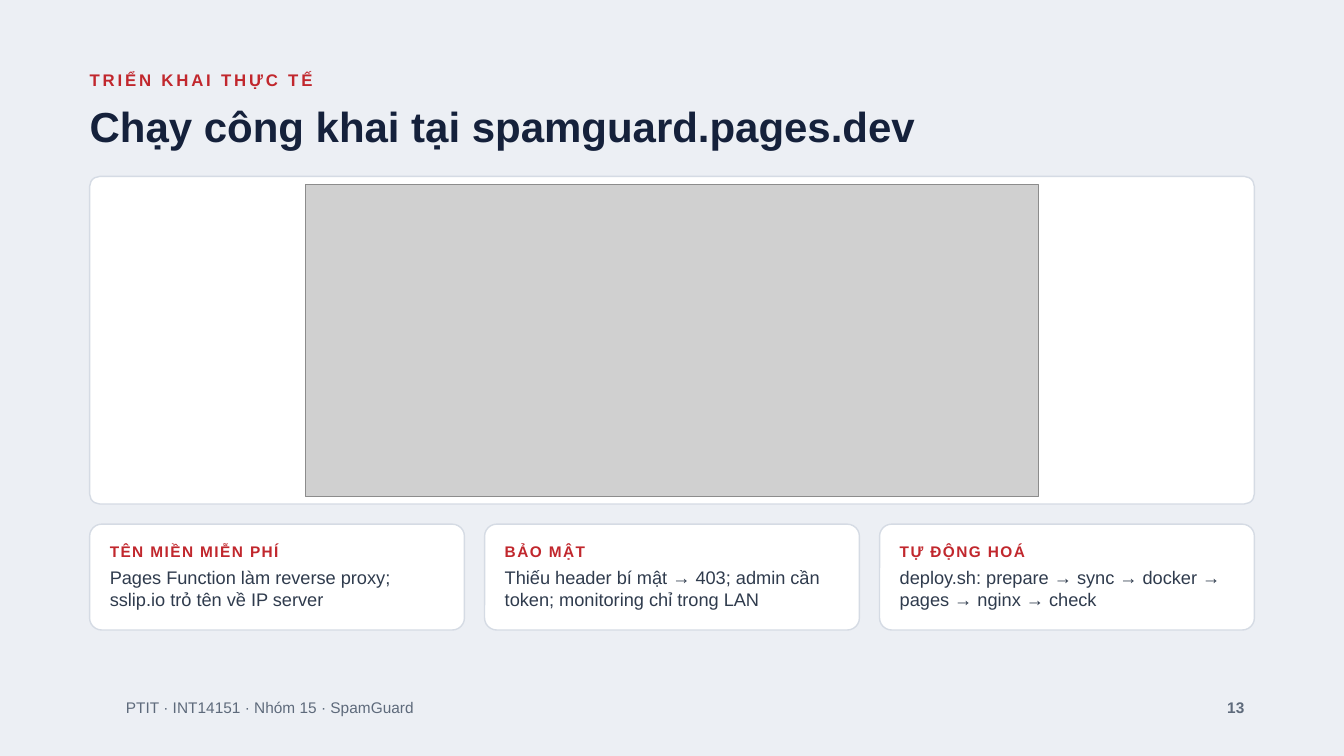
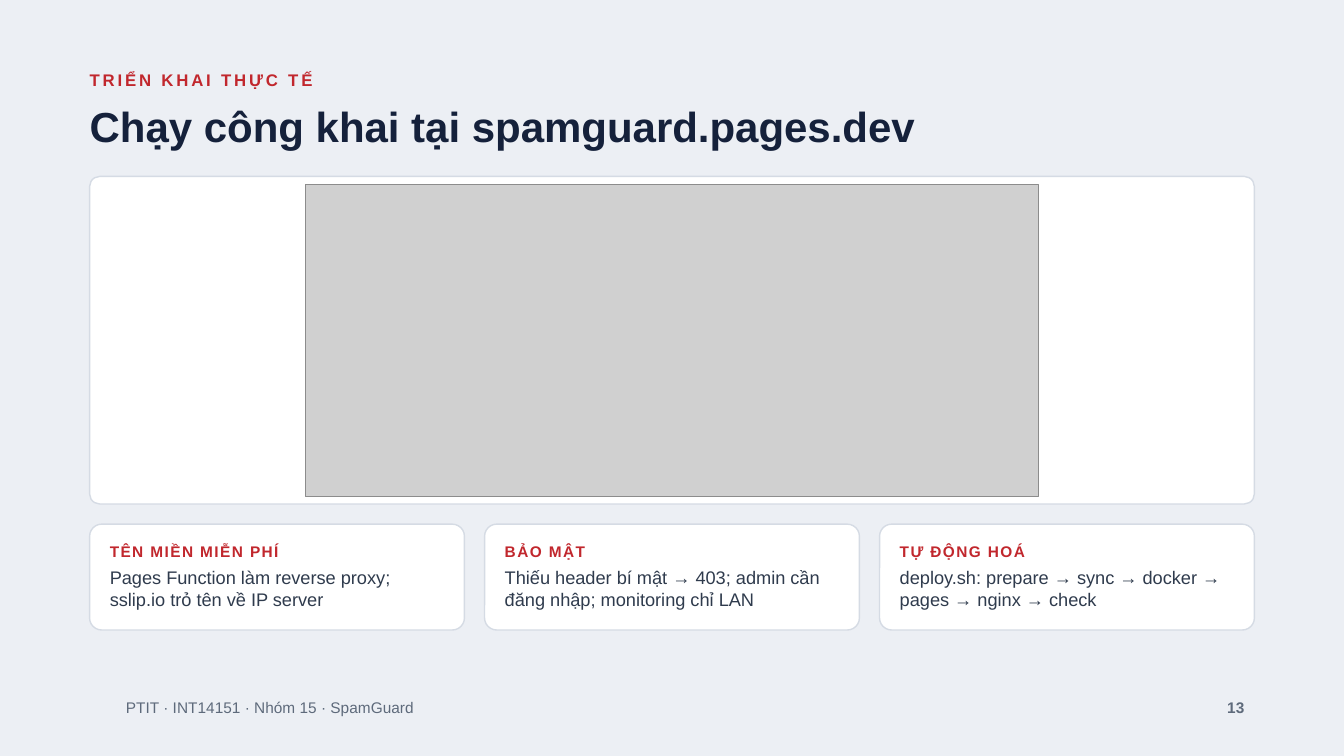
Before and after one commit to ptit-cntt/ptit-httm-spamguard-nhom15, a slide deck: slide 13 of docs/SpamGuard_Slides.pptx. Drawn at 1344x756 pixels with LibreOffice and Linux fonts; fonts in the diff are those of the drawing; grey boxes stand for pictures; background and template pictures are left out. Boxes give left, top, right and bottom in pixels: in the first picture for what was removed or moved away, otherwise in the second. Text is boxed around its words. In the diff, an @@ line names an element or a change of style, - is before the commit and + after.

```diff
--- a/docs/SpamGuard_Slides.pptx
+++ b/docs/SpamGuard_Slides.pptx
@@ text at <box>505,570,819,610</box>: text changed @@
-Thiếu header bí mật → 403; admin cần token; monitoring chỉ trong LAN
+Thiếu header bí mật → 403; admin cần đăng nhập; monitoring chỉ LAN
```
Also in this commit, not shown: 1 other slide changed, 5 other files.
